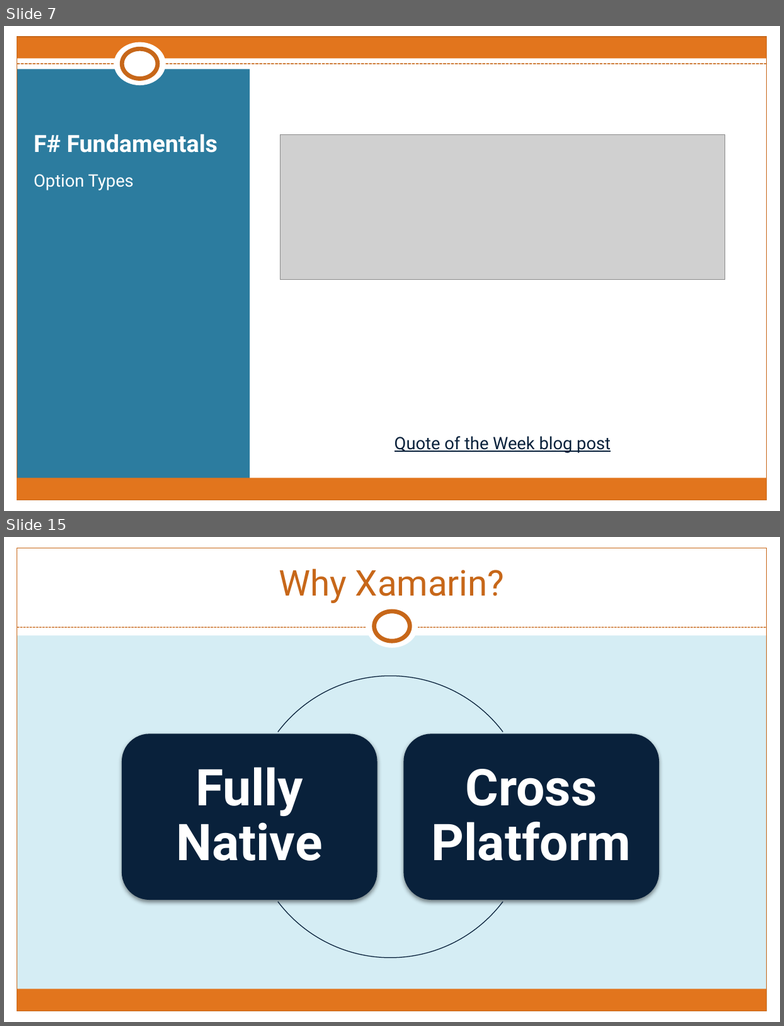
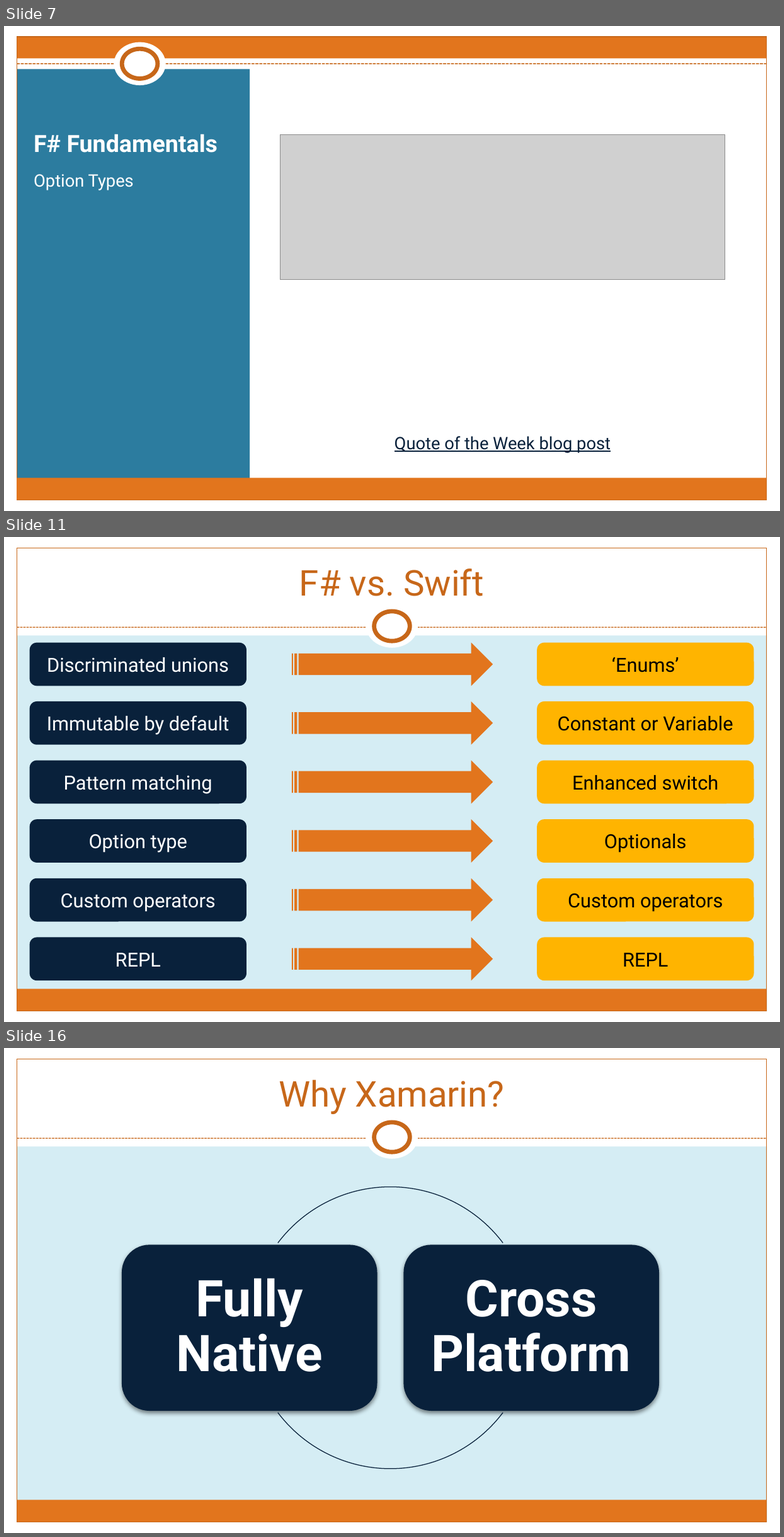
Before and after one commit to rachelblasucci/Current-Talks, a slide deck: Intro to Xamarin F#/F#-iOS.pptx. Shown one above the other, each under a label of ours: slides 7 and 15 before the commit, slides 7, 11 and 16 after it; the slides between them are not shown. The pictures are 784x1026 and 784x1537 pixels, drawn with LibreOffice and Linux fonts; fonts in the diff are those of the drawing; grey boxes stand for pictures. Boxes give left, top, right and bottom in pixels: in the first picture for what was removed or moved away, otherwise in the second. Text is boxed around its words. In the diff, an @@ line names an element or a change of style, - is before the commit and + after.

```diff
--- a/Intro to Xamarin F#/F#-iOS.pptx
+++ b/Intro to Xamarin F#/F#-iOS.pptx
@@ slide 11 added at (4, 537, 780, 1022), background #D5EDF4; not listed: 9 template elements that a slide beside it also shows @@
@@ title added at (299, 569, 484, 596), 33 pt, text #C7671A @@
+F# vs. Swift
@@ group added at (30, 643, 754, 981): 12 rounded rectangles, 6 striped right arrows @@
+‘Enums’
+Discriminated unions
+Constant or Variable
+Immutable by default
+Enhanced switch
+Pattern matching
+Optionals
+Option type
+Custom operators
+Custom operators
+REPL
+REPL
@@ what was slide 15 is now slide 16 @@
```
Also in this commit, not shown: 12 slides changed, 2 other slides added, 2 slides removed, 55 other files.
